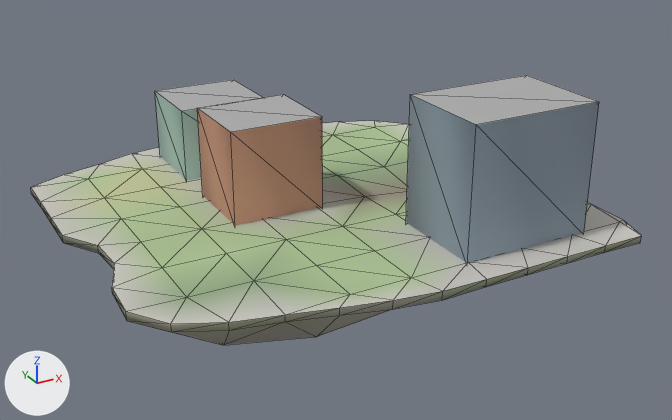
The glTF model godot_project/remake/sky/islands/SKY-035.lod1.glb as it was, and as the next commit left it.
Both versions are drawn from a camera (50 mm lens) standing at (-81.7, -155.8, 74.6) and looking at (3.0, -1.9, -2.4). The lights are fixed; the arrows at lower left show +X, +Y and +Z. The picture after the commit comes second. Mesh edges are drawn as thin lines. Vertices at exactly the same position are counted once.

In view in the first picture: 'buildings', 'deck', 'rock'.
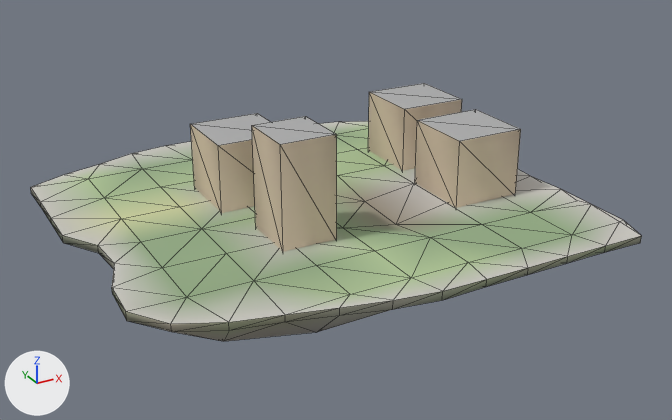
The change in detail:
me_deck is used by ob_deck; location (0.0, 0.0, 0.0).
me_deck had 88 vertices, 136 faces and spanned x -50.3..46.9, y -44.8..45.8, z -1.8..0.0.
me_deck now has 88 vertices, 136 faces and spans x -50.3..46.9, y -44.8..45.8, z -2.2..0.0.
me_deck part 1: 28 faces centred in x -34.3..29.7, y -34.2..29.8, z -0.8..0.0 are repainted in the vertex colours; the middle colour goes from greyish green #adc094 to greyish green #96ad86.
me_deck part 2: 33 faces centred in x -46.3..42.4, y -42.6..41.8, z -0.4..0.0 are repainted in the vertex colours; the middle colour goes from greyish green #b1c298 to greyish green #a9be91.
me_deck part 3: 18 faces centred in x -32.8..38.1, y -40.4..37.8, z 0.0 are repainted in the vertex colours; the middle colour goes from light grey #c2c0b9 to greyish green #a8be90.
me_deck part 4: 12 faces centred in x -30.3..29.7, y -34.2..29.8, z -0.2..0.0 are repainted in the vertex colours; the middle colour goes from light grey #c3c0bb to greyish green #96af87.
me_deck part 5: 22 faces centred in x -41.6..38.1, y -22.2..37.2, z -1.0..0.0 are repainted in the vertex colours; the middle colour goes from greyish green #adc394 to beige #c0bda1.
Edits to the shape of me_deck do not show in these pictures.
me_buildings is used by ob_buildings; location (0.0, 0.0, 0.0).
me_buildings had 24 vertices, 30 faces and spanned x -20.2..36.3, y -38.5..39.5, z -0.5..25.6.
me_buildings now has 32 vertices, 40 faces and spans x -20.2..38.6, y -18.6..20.1, z -0.5..20.5.
me_buildings part 6: the loose piece of 8 vertices spanning x -20.2..-1.2, y -4.0..13.0, z -0.5..18.9 is scaled about its middle by (0.579, 0.706, 1.08), then moved by (-0.8, -17.0, 0.8).
me_buildings part 7: the loose piece of 8 vertices spanning x -20.2..-1.2, y 22.5..39.5, z -0.5..15.6 is scaled about its middle by (0.789, 0.882, 0.91), then moved by (-1.9, -20.6, -0.7).
me_buildings part 8: the loose piece of 8 vertices spanning x 9.3..36.3, y -38.5..-18.5, z -0.5..25.6 is scaled about its middle by (0.556, 0.75, 0.558), then moved by (6.7, 18.7, -5.8).
me_buildings part 9: the loose piece of 8 vertices spanning x -20.2..-1.2, y -4.0..13.0, z -0.5..18.9 is copied, and the copy is scaled about its middle by (0.789, 0.882, 0.753), then moved by (41.9, 8.1, -2.4); it spans x 23.6..38.6, y 5.0..20.1, z -0.5..14.1.

What differs and where, as boxes [x1, y1, x2, y2] in the pictures (672 x 420 px; the box of a moved part takes in the faces that stretch with it):
'buildings', reshaped (25% narrower, 11% shorter)
    before: [155, 75, 599, 264]
    after: [190, 83, 521, 252]
part 1 of me_deck, recoloured
    both: [95, 128, 429, 283]
part 2 of me_deck, edited (looks the same)
    both: [41, 122, 619, 291]
part 3 of me_deck, recoloured
    both: [101, 126, 591, 280]
part 4 of me_deck, recoloured
    before: [105, 164, 406, 226]
    after: [105, 160, 572, 262]
part 5 of me_deck, recoloured
    before: [105, 131, 409, 283]
    after: [105, 162, 481, 283]
part 6 of me_buildings, moved or reshaped
    before: [197, 94, 323, 226]
    after: [252, 116, 337, 252]
part 7 of me_buildings, moved or reshaped
    before: [155, 80, 263, 181]
    after: [190, 113, 270, 213]
part 8 of me_buildings, moved or reshaped
    before: [406, 75, 599, 264]
    after: [415, 110, 521, 208]
part 9 of me_buildings, added
    after: [368, 83, 462, 171]
